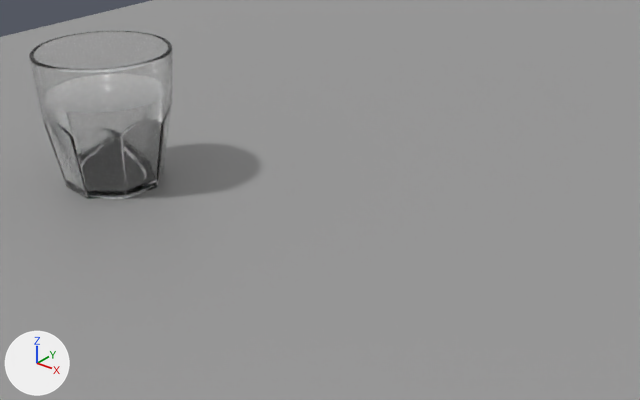
A saved change to the Blender file scene.blend.
Before and after are seen from a 50 mm lens placed at (0.506, 0.13, 0.278), pointed at (0.162, 0.56, 0.012). The axes (+X, +Y, +Z) are drawn at lower left. The lights are the same throughout.

Script lines for the objects in view, before the commit:
```python
me_circle = bpy.data.meshes.new('Circle')
me_circle.from_pydata(...)  # 2329 vertices, 2167 faces; spans x -0.0482..0.0502, y -0.0505..0.0478, z -0.0011..0.0999
me_circle.polygons.foreach_set('use_smooth', [True] * 2167)
me_circle.materials.append(mat_glass)  # white #ffffff
me_plane = bpy.data.meshes.new('Plane')
me_plane.from_pydata([(-1.0, -1.0, 0.0), (1.0, -1.0, 0.0), (-1.0, 1.0, 0.0), (1.0, 1.0, 0.0)], [], [(0, 1, 3, 2)])
me_plane.materials.append(mat_tabletop)  # its picture is missing
ob_cup = bpy.data.objects.new('Cup', me_circle)
ob_cup.parent = ob_table
ob_cup.location = (-0.586, -0.553, 0.00112)
ob_cup.rotation_euler = (0.0, 0.0, 1.07)  # degrees (0, 0, 61)
ob_table = bpy.data.objects.new('Table', me_plane)
ob_table.location = (0.5896, 1.0631, 0.0)
```
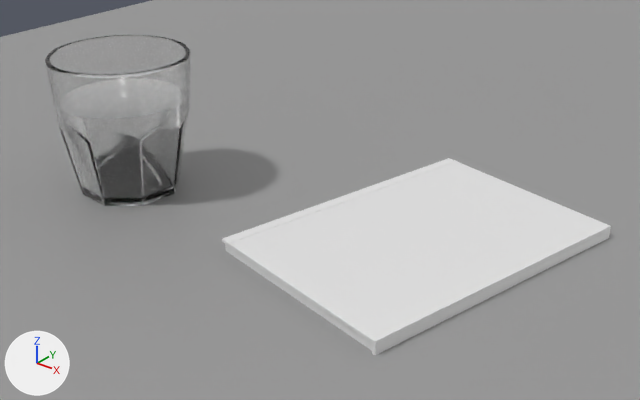
Commit message: Updated names and added notebook

Boxes (x1, y1, x2, y2) around the edits, measured in the pictures (640 x 400 px):
'book', added: after (222, 158, 611, 355)
'Cup', moved, turned: before (29, 31, 172, 199); after (45, 35, 190, 206)
'ribbon', added: after (226, 160, 456, 247)

The edits, one by one:
Material 'Fabric' (mat_fabric) is new.
Its base color is (0.8, 0.8, 0.8) (white #e7e7e7).
Its roughness is 0.891.
Material 'Leather.001' (mat_leather_001) is new.
Its base color is (0.8, 0.8, 0.8) (white #e7e7e7).
Mesh me_cube_002 is new.
It has 56 vertices, 41 faces and spans x -0.104..0.104, y 0.064..0.067, z 0.007..0.009.
It uses material mat_fabric (its picture is missing).
Mesh me_cube_001 is new.
It has 300 vertices, 288 faces and spans x -0.104..0.104, y -0.073..0.073, z -0.009..0.009.
It uses material mat_leather_001 (its picture is missing).
Object 'Cup' (ob_cup) moves from (-0.586, -0.553, 0.00112) to (-0.568, -0.553, 0.00112).
Object 'Cup' (ob_cup) turns from (0, 0, 61) to (0, 0, 62) degrees about x, y and z.
Object 'ribbon' (ob_ribbon) is new; it shows me_cube_002.
Its parent is ob_book.
Its location is (0.0, 0.0, 0.0).
Object 'book' (ob_book) is new; it shows me_cube_001.
Its parent is ob_table.
Its matrix parent inverse is Matrix(((1.0, 0.0, 0.0, -0.59), (0.0, 1.0, 0.0, -1.063), (0.0, 0.0, 1.0, 0.0), (0.0, 0.0, 0.0, 1.0))).
Its location is (0.239, 0.566, 0.0).
Its rotation in degrees is (0, 0, 78).
